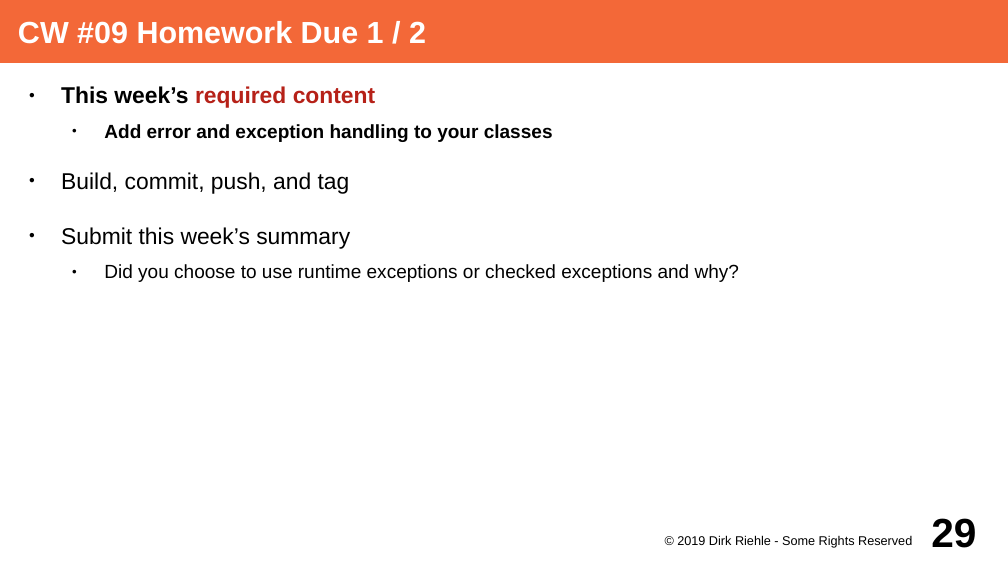
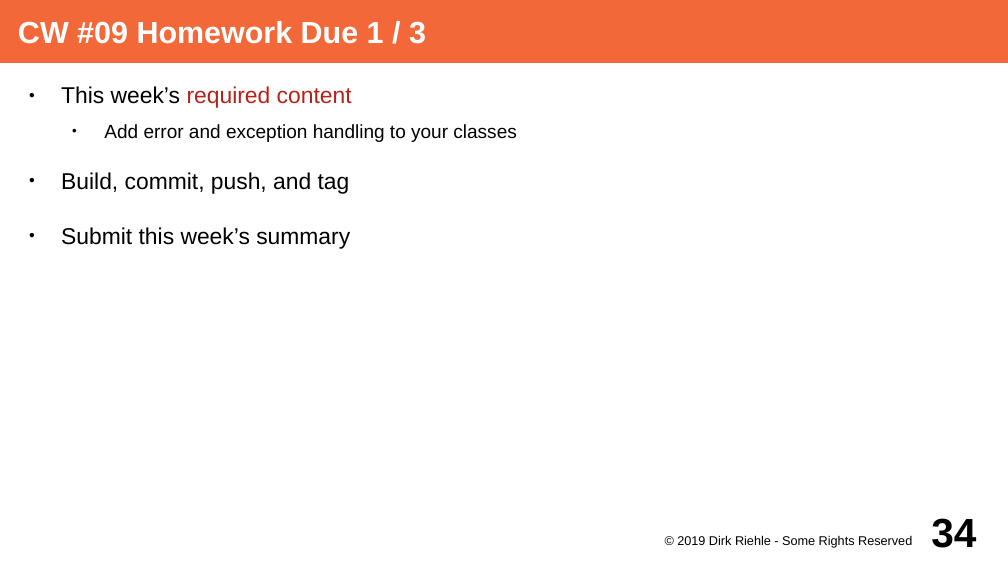
Before and after one commit to dirkriehle/adap-course, a slide deck: slide 34 of Lecture Slides/ADAP A02 - Course Schedule.odp (slide 29 before the commit). Drawn at 1008x567 pixels with LibreOffice and Linux fonts; fonts in the diff are those of the drawing. Boxes give left, top, right and bottom in pixels: in the first picture for what was removed or moved away, otherwise in the second. Text is boxed around its words. In the diff, an @@ line names an element or a change of style, - is before the commit and + after.

```diff
--- a/Lecture Slides/ADAP A02 - Course Schedule.odp
+++ b/Lecture Slides/ADAP A02 - Course Schedule.odp
@@ title at (18, 21, 426, 44): text changed @@
-CW #09 Homework Due 1 / 2
+CW #09 Homework Due 1 / 3
@@ text at (61, 86, 516, 142): bold off in "This week’s required content", "Add error and exception handling to your ..." @@
@@ text at (104, 264, 739, 282): paragraph removed @@
-  ● Did you choose to use runtime exceptions or checked exceptions and why?
@@ page number at (931, 518, 976, 548): text changed @@
-29
+34
```
Also in this commit, not shown: 34 other slides changed, 10 slides added, 7 other files.
